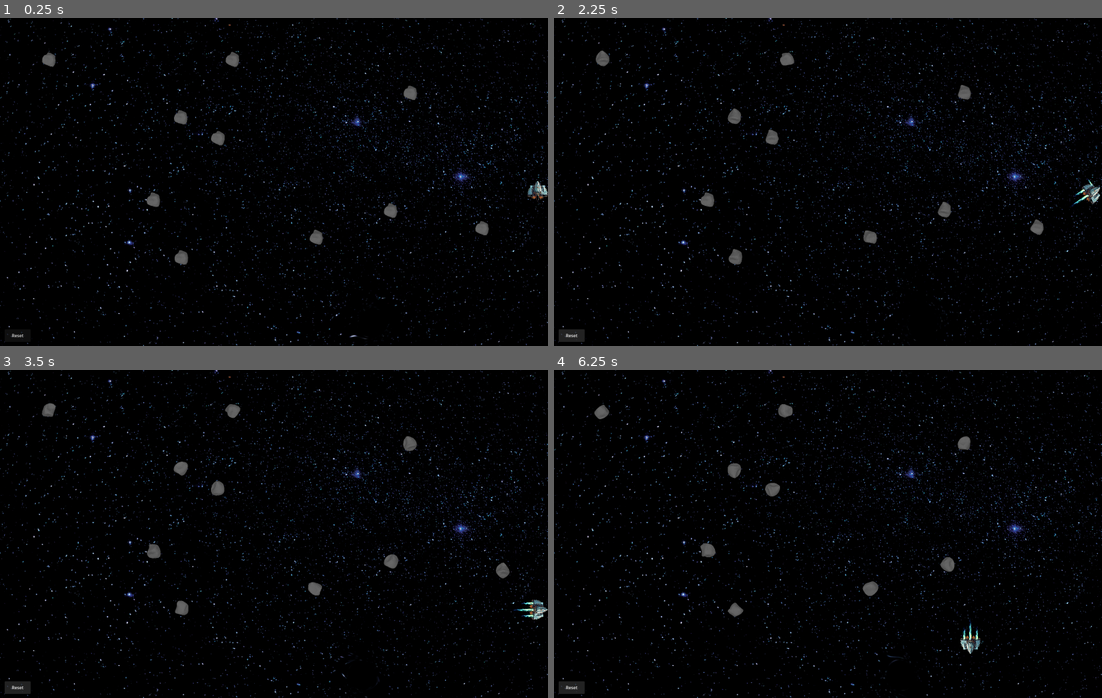
Above: before the commit, frames 1-4 (two rows, left to right).
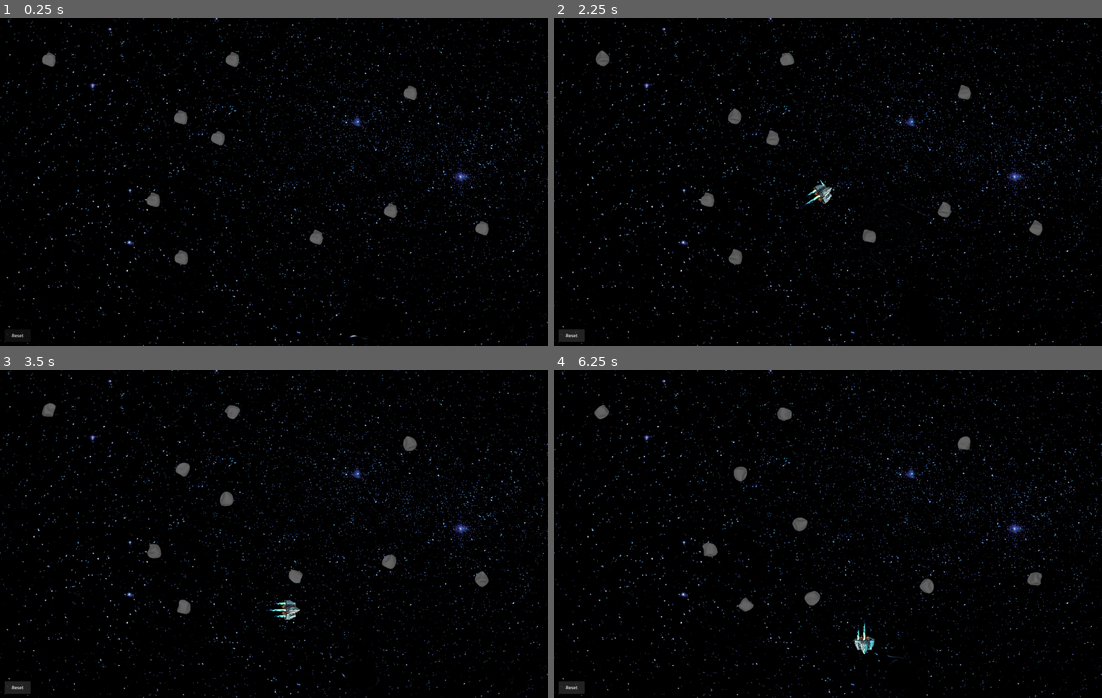
Above: after the commit, the same moments.

Repository: minorinterval/gamejams
Game: Godot game, scene res://Main Scenes/gameplay.tscn
Same seed, same stepped clock (60 frames per second), same inputs: the game is played once before the commit and once after it. The engine's default icon, where the game draws it, is replaced by a stand-in: a white triangle on a blue panel in a dark square.
Inputs:
- Up to frame 1 (0.25 s): no input
- Up to frame 2 (2.25 s): hold D (move_right) 0.53-1.25 s; tap Space (shockwave) at 0.6, 2.1 s; click "Reset" at 1.25 s; hold S (move_down) from 2.03 s (still down)
- Up to frame 3 (3.5 s): release S (move_down) at 2.78 s; hold D (move_right) from 2.78 s (still down); tap Space (shockwave) at 2.85 s
- Up to frame 4 (6.25 s): release D (move_right) at 3.53 s; hold W (move_up) 3.53-4.28 s; tap Space (shockwave) every 0.75 s from 3.6 to 5.85 s; hold A (move_left) 4.28-5.78 s; hold S (move_down) from 5.78 s (still down)

The runs differ from the first frame. In frame 1, 0.1% of the frame differs, in the area x 96-100%, y 49-57%; in frame 2, 0.6%; in frame 3, 1.0%; in frame 4, 1.4%, in the area x 26-90%, y 10-89%.

Commit message:
Start position
Place player at the start position to begin

Diff:
--- a/OrbitalHarvest/scripts/ship.gd
+++ b/OrbitalHarvest/scripts/ship.gd
@@ -22,6 +22,9 @@
 var acceleration := Vector2(0,0)
 var accel_angle : float = 0.0
 var is_active : bool = true
+
+func _ready():
+	reset_ship()
 
 func _process(delta):
 	pass
